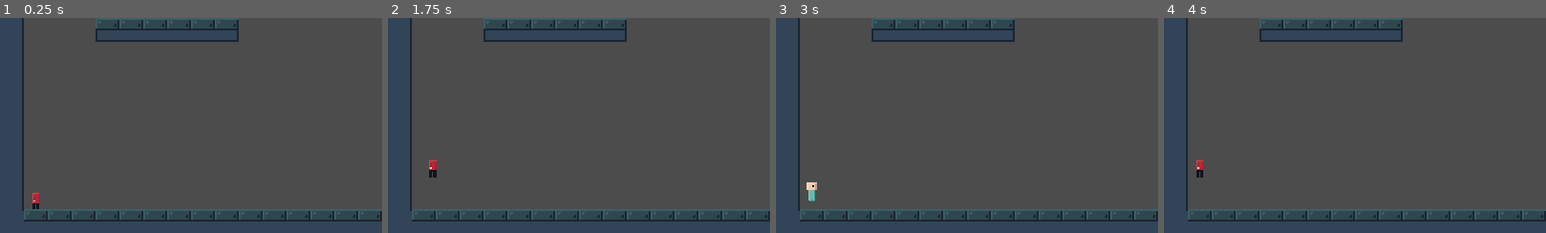
Above: before the commit, frames 1-4 (left to right).
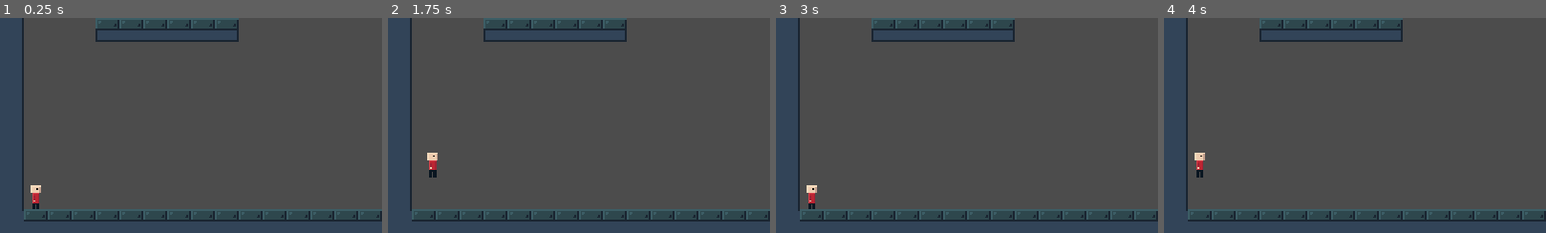
Above: after the commit, the same moments.

Repository: Lunatic-Games/kill-me-now
Game: Godot game, scene res://levels/level_test.tscn
The game is run twice, just before and just after one commit, with the same random seed, the same clock (stepped at 60 frames per second) and the same inputs.
Inputs:
- Up to frame 1 (0.25 s): no input
- Up to frame 2 (1.75 s): tap Enter at 0.5 s; hold D (ui_right) from 0.53 s (still down); tap E (action_soul_mode) at 0.6, 1.35 s; tap Space (action_jump) at 0.77, 1.25, 1.52 s
- Up to frame 3 (3 s): tap Enter at 2 s; release D (ui_right) at 2.03 s; hold A (ui_left) 2.03-2.78 s; tap E (action_soul_mode) at 2.1, 2.85 s; hold D (ui_right) from 2.78 s (still down)
- Up to frame 4 (4 s): keep holding D (ui_right); tap Space (action_jump) at 3.02, 3.5, 3.77 s; tap E (action_soul_mode) at 3.6 s
The pictures show only the part of the screen within x 0-50%, y 50-100%; the shares and areas given below are measured in that part.

The runs differ from the first frame. In frame 1, 0.1% of the frame differs, in the area x 8-11%, y 77-82%; in frame 2, 0.1%; in frame 3, 0.2%, in the area x 8-11%, y 76-89%; in frame 4, 0.1%.

Commit message:
Made some changes

Diff:
--- a/player/player.gd
+++ b/player/player.gd
@@ -85,10 +85,8 @@
 	motion = Vector2()
 	if soul_mode:
 		print("Entered soul mode")
-		$Sprite.texture = SOUL_TEXTURE
 	if !soul_mode:
 		print("Left soul mode")
-		$Sprite.texture = body_texture
 
 func face_direction(direction):
 	if direction == "right":
--- a/player/player.tscn
+++ b/player/player.tscn
@@ -1,8 +1,9 @@
-[gd_scene load_steps=5 format=2]
+[gd_scene load_steps=6 format=2]
 
 [ext_resource path="res://player/player.png" type="Texture" id=1]
 [ext_resource path="res://player/player.gd" type="Script" id=2]
 [ext_resource path="res://soul/soul.png" type="Texture" id=3]
+[ext_resource path="res://soul/soul.tscn" type="PackedScene" id=4]
 
 [sub_resource type="RectangleShape2D" id=1]
 extents = Vector2( 16, 16 )
@@ -15,9 +16,12 @@
 SOUL_TEXTURE = ExtResource( 3 )
 body_texture = ExtResource( 1 )
 
-[node name="CollisionShape2D" type="CollisionShape2D" parent="."]
+[node name="Soul" parent="." instance=ExtResource( 4 )]
+position = Vector2( 0, 4 )
+
+[node name="BodyCollisionShape2D" type="CollisionShape2D" parent="."]
 position = Vector2( -1, 6 )
 shape = SubResource( 1 )
 
-[node name="Sprite" type="Sprite" parent="."]
+[node name="BodySprite" type="Sprite" parent="."]
 texture = ExtResource( 1 )
--- /dev/null
+++ b/soul/soul.gd
@@ -0,0 +1,16 @@
+extends KinematicBody2D
+
+
+# Declare member variables here. Examples:
+# var a = 2
+# var b = "text"
+
+
+# Called when the node enters the scene tree for the first time.
+func _ready():
+	pass # Replace with function body.
+
+
+# Called every frame. 'delta' is the elapsed time since the previous frame.
+#func _process(delta):
+#	pass
--- a/soul/soul.tscn
+++ b/soul/soul.tscn
@@ -1,14 +1,15 @@
-[gd_scene load_steps=3 format=2]
+[gd_scene load_steps=4 format=2]
 
 [ext_resource path="res://soul/soul.png" type="Texture" id=1]
-
-
+[ext_resource path="res://soul/soul.gd" type="Script" id=2]
 
 [sub_resource type="RectangleShape2D" id=1]
 extents = Vector2( 5, 13 )
 
-[node name="Ghost" type="KinematicBody2D"]
+[node name="Soul" type="KinematicBody2D"]
+collision_layer = 2
 collision_mask = 2
+script = ExtResource( 2 )
 
 [node name="Sprite" type="Sprite" parent="."]
 texture = ExtResource( 1 )
